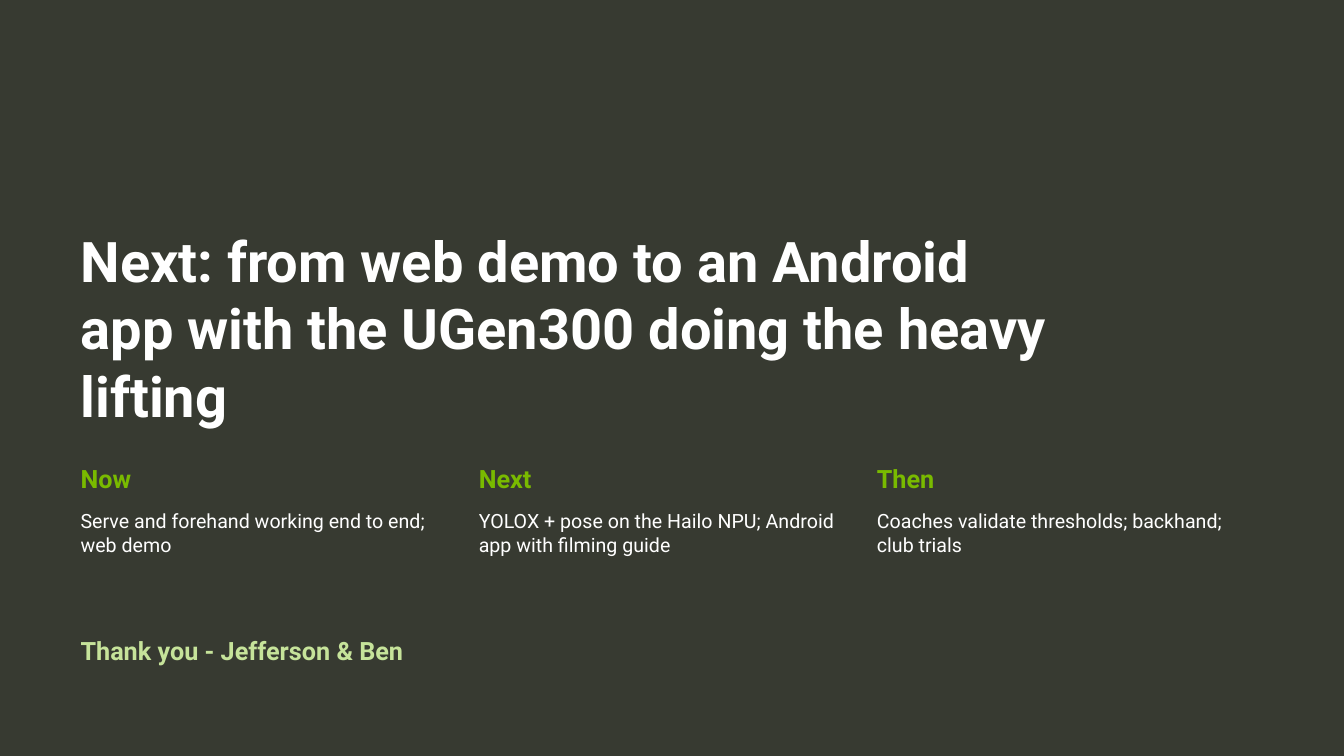
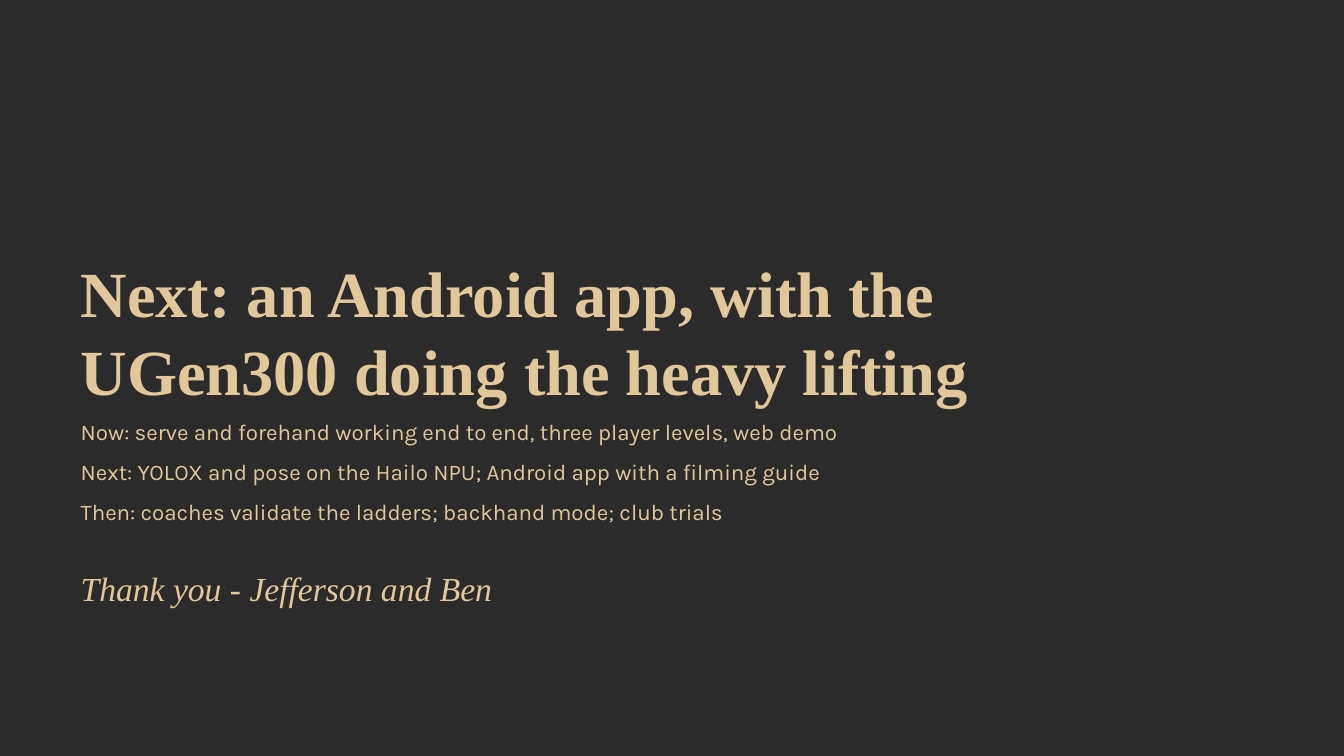
Before and after one commit to jjsk-projects/tennis-ai-edge, a slide deck: slide 11 of pitch/Centre_Court_pitch.pptx. Drawn at 1344x756 pixels with LibreOffice and Linux fonts; fonts in the diff are those of the drawing; background and template pictures are left out; a plain dark background stands for a picture behind light text. Boxes give left, top, right and bottom in pixels: in the first picture for what was removed or moved away, otherwise in the second. Text is boxed around its words. In the diff, an @@ line names an element or a change of style, - is before the commit and + after.

```diff
--- a/pitch/Centre_Court_pitch.pptx
+++ b/pitch/Centre_Court_pitch.pptx
@@ background #373A31 to picture (left out) @@
@@ title at box(81, 272, 967, 407): text changed; size 40 to 46 pt; font Roboto to Times New Roman; text colour #FFFFFF to #E2C79A @@
-Next: from web demo to an Android app with the UGen300 doing the heavy lifting
+Next: an Android app, with the UGen300 doing the heavy lifting
@@ text added at box(81, 424, 837, 608), 16 pt, text #E2C79A @@
+Now: serve and forehand working end to end, three player levels, web demo
+Next: YOLOX and pose on the Hailo NPU; Android app with a filming guide
+Then: coaches validate the ladders; backhand mode; club trials
+Thank you - Jefferson and Ben
@@ text removed at box(81, 470, 132, 488) @@
-Now
@@ text removed at box(479, 470, 532, 488) @@
-Next
@@ text removed at box(877, 469, 934, 488) @@
-Then
@@ text removed at box(81, 513, 424, 552) @@
-Serve and forehand working end to end; web demo
@@ text removed at box(479, 513, 834, 556) @@
-YOLOX + pose on the Hailo NPU; Android app with filming guide
@@ text removed at box(877, 513, 1221, 552) @@
-Coaches validate thresholds; backhand; club trials
@@ text removed at box(81, 641, 403, 666) @@
-Thank you - Jefferson & Ben
```
Also in this commit, not shown: 8 other slides changed, 2 slides added, 2 slides removed, 33 other files.
